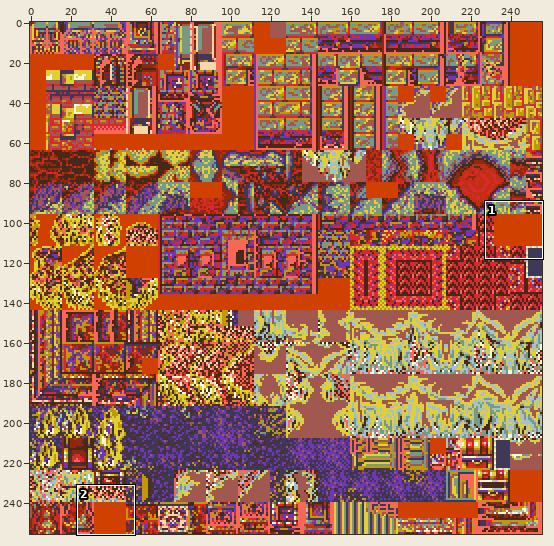
Two states of a sprite sheet, Graphics/Tilesets/Cave/Cave_old.png. Above: a wide view before the commit, with the close-up outlined.
Close-up. Before:
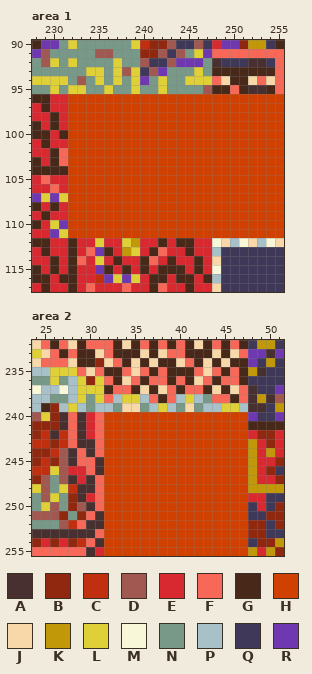
The file is 256x256 pixels. Shown: area 1: x 228..255, y 90..117; area 2: x 24..51, y 232..255.
Palette (. is transparent): A #483030  B #902810  C #c03010  D #a05850  E #d82830  F #f86858  G #482818  H #d04000  J #f8d8a8  K #c09808  L #e0d038  M #f8f8d8  N #789888  P #a8c0c8  Q #403858  R #7038b0
Pixels before, area 1, first column x 228:
 90 GRRNLNNNNNNLCBBDQQDQERRBKKQG
 91 RDNNNNNDDNNNBBDQDNLRFFFFFFFF
 92 NDLNLNNNNLNNDQQDRRRNAQQQAAQF
 93 NNNNNNLLNLDLQDRNNNLNGGGGGGGF
 94 LLLLNDNLNLNLRNLNNLLLFJGGJFJF
 95 NNLNLLNNLNNLNNLNNNNDGGFGAAGF
 96 GGEEHHHHHHHHHHHHHHHHHHHHHHHH
 97 EGEEHHHHHHHHHHHHHHHHHHHHHHHH
 98 EEGEHHHHHHHHHHHHHHHHHHHHHHHH
 99 GEGEHHHHHHHHHHHHHHHHHHHHHHHH
100 GGEGHHHHHHHHHHHHHHHHHHHHHHHH
101 EGEEHHHHHHHHHHHHHHHHHHHHHHHH
102 EEGFHHHHHHHHHHHHHHHHHHHHHHHH
103 GEGFHHHHHHHHHHHHHHHHHHHHHHHH
104 GGGGHHHHHHHHHHHHHHHHHHHHHHHH
105 EFEEHHHHHHHHHHHHHHHHHHHHHHHH
106 EEFEHHHHHHHHHHHHHHHHHHHHHHHH
107 RLRLHHHHHHHHHHHHHHHHHHHHHHHH
108 GEGEHHHHHHHHHHHHHHHHHHHHHHHH
109 EGEEHHHHHHHHHHHHHHHHHHHHHHHH
110 GELRHHHHHHHHHHHHHHHHHHHHHHHH
111 EERLHHHHHHHHHHHHHHHHHHHHHHHH
112 GGEEGEELEELKEEGEGGEEMJPMJPMJ
113 EGEEGEFRGEKLEGFEEGEEPQQQQQQQ
114 EEGEGFELEGEEGFEGEEGEJQQQQQQQ
115 GEGEGEERGEGEGEGGGEGEMQQQQQQQ
116 GGEGGEECRLRLEGGEGGEGPQQQQQQQ
117 EGEEGEFEEEFEEGFEEGEEJQQQQQQQ
Pixels before, area 2, first column x 24:
232 JFGFJGFFFGJGFGFGFGJGFGFGQKKQ
233 LJFGFGGJFGGGJGJFFGGGJGJFRRAR
234 JFFFJGGBJFGJGJGGJFGJGJGGRQKQ
235 PPLLLFJFGGFJFGFGGGFJFGFGKAQQ
236 NNLNPLBLFGJFGFFGFGJFGFFGQQQQ
237 MPPMPLLLGFFGJGJFGFFGJGJFAQQR
238 PPNNPLNLFPLLPFGFPLPNFFGFAKAD
239 PGBPLPNPPNJJNPLPNJNPPLLPAAQK
240 DLBAFAEFHHHHHHHHHHHHHHHHRQQR
241 BBBAFAEFHHHHHHHHHHHHHHHHGGGG
242 BCACFAEFHHHHHHHHHHHHHHHHEBBE
243 CCBCFAAFHHHHHHHHHHHHHHHHKEBE
244 BBCDAFAFHHHHHHHHHHHHHHHHKEKE
245 BCBDAFFAHHHHHHHHHHHHHHHHKEEB
246 CCLDEEFAHHHHHHHHHHHHHHHHKEBQ
247 BDNDAEAFHHHHHHHHHHHHHHHHKEEB
248 LDNLCAAFHHHHHHHHHHHHHHHHKKKK
249 NDLNBAEFHHHHHHHHHHHHHHHHEEQQ
250 NLDNBDAFHHHHHHHHHHHHHHHHQEQB
251 DDDBNBFAHHHHHHHHHHHHHHHHQQBB
252 NNNDCFAAHHHHHHHHHHHHHHHHBBQB
253 AAAAAAAFHHHHHHHHHHHHHHHHBBQQ
254 BEBEBCFAHHHHHHHHHHHHHHHHQBBK
255 FFFFFFAEHHHHHHHHHHHHHHHHKEKB
After the commit:
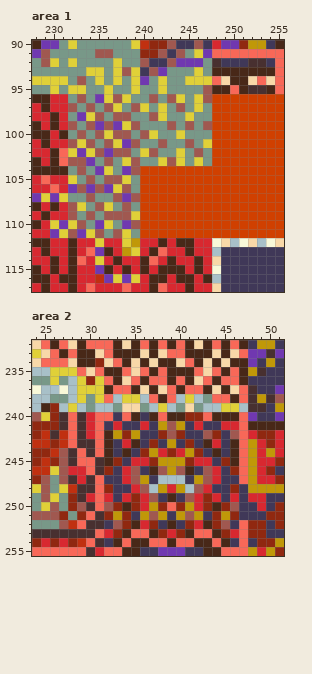
Diff:
Area 1:
y 96: x 232..247 HHHHHHHHHHHHHHHH -> NDNRLDLNNDNDLNLD
y 97: x 232..247 HHHHHHHHHHHHHHHH -> DNDNDLNDLNLNDNLN
y 98: x 232..247 HHHHHHHHHHHHHHHH -> NRLDNDDNNDLNNLNN
y 99: x 232..247 HHHHHHHHHHHHHHHH -> DNDRDRLDNNNDNDND
y 100: x 232..247 HHHHHHHHHHHHHHHH -> NDNDLDDNDLNNLNNN
y 101: x 232..247 HHHHHHHHHHHHHHHH -> DLDNDLRDNNDNNDNL
y 102: x 232..247 HHHHHHHHHHHHHHHH -> LRLDRDDNLDNNLNDN
y 103: x 232..247 HHHHHHHHHHHHHHHH -> DDRNDNLDNNLDLNLN
y 104: x 232..239 HHHHHHHH -> NDNRLNRD
y 105: x 232..239 HHHHHHHH -> LNDNDDLN
y 106: x 232..239 HHHHHHHH -> RDRDRLDN
y 107: x 232..239 HHHHHHHH -> NNDNNDRD
y 108: x 232..239 HHHHHHHH -> DLNDLNDN
y 109: x 232..239 HHHHHHHH -> DNDNDDDL
y 110: x 232..239 HHHHHHHH -> LDNRLNRD
y 111: x 232..239 HHHHHHHH -> DRLDNDLN
Area 2:
y 240: x 32..47 HHHHHHHHHHHHHHHH -> FQFGQGFGGBBFGGGF
y 241: x 32..47 HHHHHHHHHHHHHHHH -> QEQQEQKDKQEQQEEF
y 242: x 32..47 HHHHHHHHHHHHHHHH -> GKBKQQBDBQQDBQDF
y 243: x 32..47 HHHHHHHHHHHHHHHH -> GQEGQBQKQBQGEQGF
y 244: x 32..47 HHHHHHHHHHHHHHHH -> GQGQBKEBEKBQGQGF
y 245: x 32..47 HHHHHHHHHHHHHHHH -> GBQEEBKKKBEEQBGF
y 246: x 32..47 HHHHHHHHHHHHHHHH -> BQEDQGDKDGQDEQBF
y 247: x 32..47 HHHHHHHHHHHHHHHH -> QQEDKQPPPQKDEQQF
y 248: x 32..47 HHHHHHHHHHHHHHHH -> BQQEDPKEKPDEQQBQ
y 249: x 32..47 HHHHHHHHHHHHHHHH -> EQEBEDQGQDEBEQEQ
y 250: x 32..47 HHHHHHHHHHHHHHHH -> DBGBEKBFBKEBGBDQ
y 251: x 32..47 HHHHHHHHHHHHHHHH -> BKBQKDKQKDKQBKBQ
y 252: x 32..47 HHHHHHHHHHHHHHHH -> QDBGEBQGQBEGBDQF
y 253: x 32..47 HHHHHHHHHHHHHHHH -> EBGFFGBEBGFFGBEF
y 254: x 32..47 HHHHHHHHHHHHHHHH -> QGFGGFFGFFGGFGQF
y 255: x 32..47 HHHHHHHHHHHHHHHH -> FFGGQQRRRQQGGFFF
Changed places in both close-ups, as pixel boxes (x1, y1, x2, y2):
changed: (68, 94, 212, 238)
changed: (104, 412, 248, 556)
